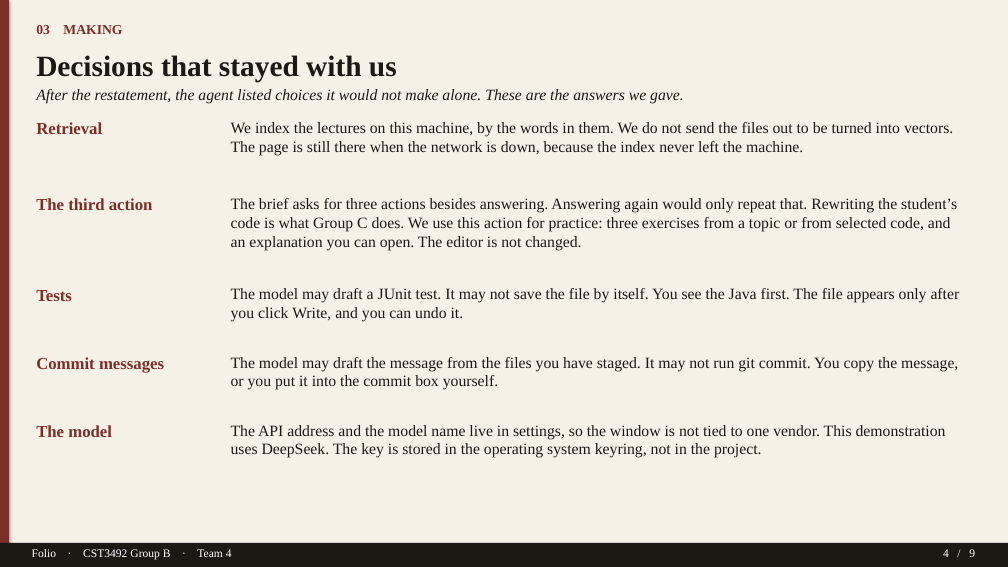
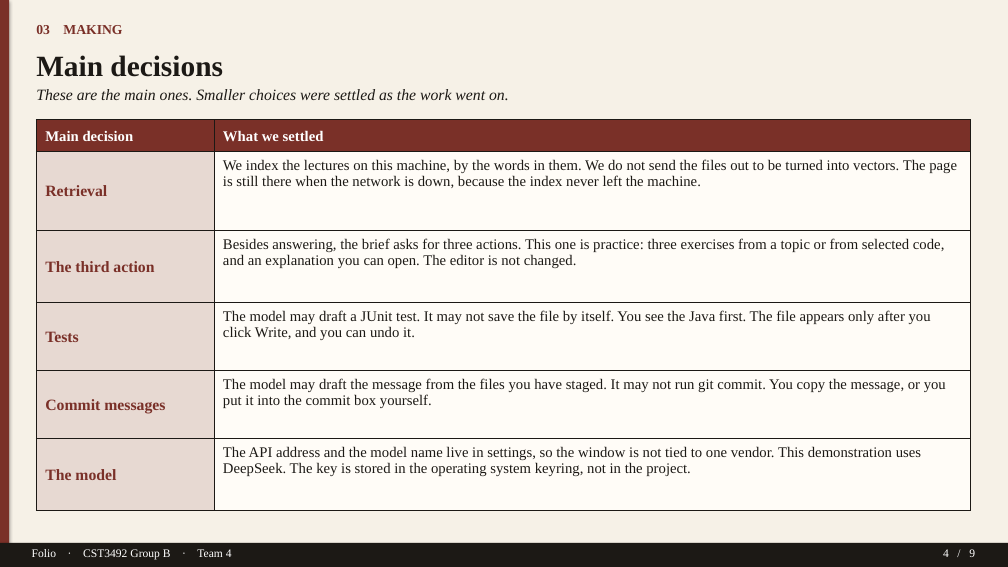
Before and after one commit to TTAWDTT/folio, a slide deck: slide 4 of submission/documents/Folio-GroupB-Team4-Slides.pptx. Drawn at 1008x567 pixels with LibreOffice and Linux fonts; fonts in the diff are those of the drawing. Boxes give left, top, right and bottom in pixels: in the first picture for what was removed or moved away, otherwise in the second. Text is boxed around its words. In the diff, an @@ line names an element or a change of style, - is before the commit and + after.

```diff
--- a/submission/documents/Folio-GroupB-Team4-Slides.pptx
+++ b/submission/documents/Folio-GroupB-Team4-Slides.pptx
@@ text at [36,55,223,77]: text changed @@
-Decisions that stayed with us
+Main decisions
@@ text at [36,89,509,100]: text changed @@
-After the restatement, the agent listed choices it would not make alone. These are the answers we gave.
+These are the main ones. Smaller choices were settled as the work went on.
@@ table added at [36,119,970,510], 6 rows, 2 columns @@
+Main decision | What we settled
+Retrieval | We index the lectures on this machine, by the words in them. We do not send the files out to be turned into vectors. The page is still there when the network is down, because the index never left the machine.
+The third action | Besides answering, the brief asks for three actions. This one is practice: three exercises from a topic or from selected code, and an explanation you can open. The editor is not changed.
+Tests | The model may draft a JUnit test. It may not save the file by itself. You see the Java first. The file appears only after you click Write, and you can undo it.
+Commit messages | The model may draft the message from the files you have staged. It may not run git commit. You copy the message, or you put it into the commit box yourself.
+The model | The API address and the model name live in settings, so the window is not tied to one vendor. This demonstration uses DeepSeek. The key is stored in the operating system keyring, not in the project.
@@ text removed at [36,122,102,134] @@
-Retrieval
@@ text removed at [231,122,953,156] @@
-We index the lectures on this machine, by the words in them. We do not send the files out to be turned into vectors. The page is still there when the network is down, because the index never left the machine.
@@ text removed at [36,198,153,210] @@
-The third action
@@ text removed at [231,198,957,250] @@
-The brief asks for three actions besides answering. Answering again would only repeat that. Rewriting the student’s code is what Group C does. We use this action for practice: three exercises from a topic or from selected code, and an explanation you can open. The editor is not changed.
@@ text removed at [36,290,72,301] @@
-Tests
@@ text removed at [231,288,960,322] @@
-The model may draft a JUnit test. It may not save the file by itself. You see the Java first. The file appears only after you click Write, and you can undo it.
@@ text removed at [36,357,164,373] @@
-Commit messages
@@ text removed at [231,357,958,390] @@
-The model may draft the message from the files you have staged. It may not run git commit. You copy the message, or you put it into the commit box yourself.
@@ text removed at [36,425,112,437] @@
-The model
@@ text removed at [231,425,946,458] @@
-The API address and the model name live in settings, so the window is not tied to one vendor. This demonstration uses DeepSeek. The key is stored in the operating system keyring, not in the project.
```
Also in this commit, not shown: 1 other slide changed, 2 other files.
